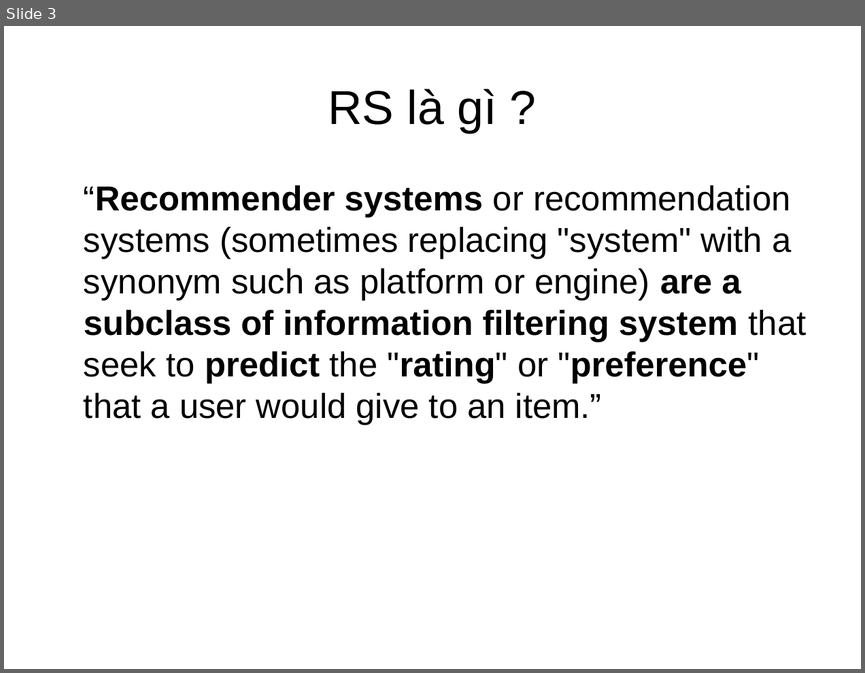
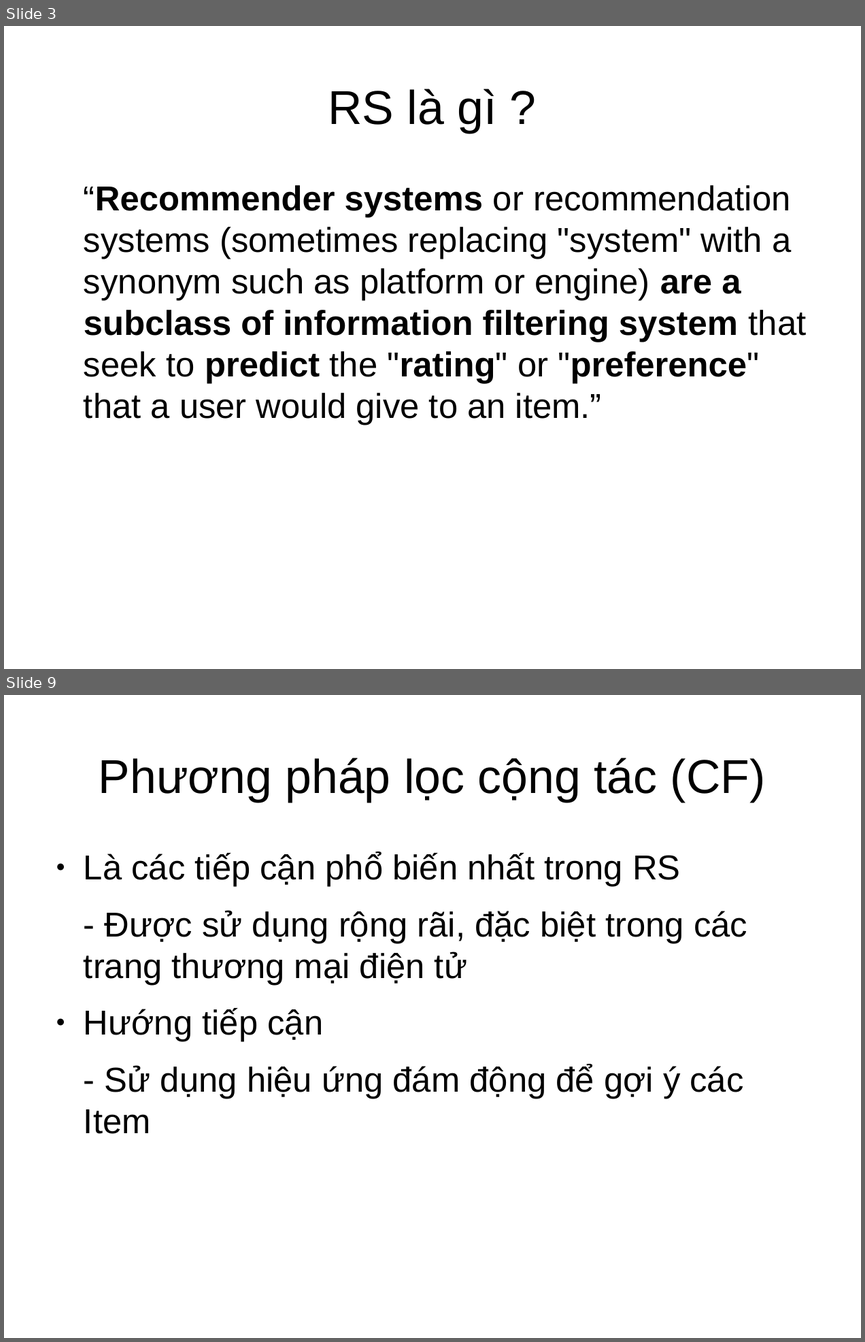
Before and after one commit to dungyeutrang/document, a slide deck: RS.odp. Shown one above the other, each under a label of ours: slide 3 before the commit, slides 3 and 9 after it; the slides between them are not shown. The pictures are 865x673 and 865x1342 pixels, drawn with LibreOffice and Linux fonts; fonts in the diff are those of the drawing. Boxes give left, top, right and bottom in pixels: in the first picture for what was removed or moved away, otherwise in the second. Text is boxed around its words. In the diff, an @@ line names an element or a change of style, - is before the commit and + after.

```diff
--- a/RS.odp
+++ b/RS.odp
@@ slide 9 added at [4, 695, 861, 1338], background #FFFFFF @@
@@ title added at [99, 758, 766, 802], 44 pt, text #000000 @@
+Phương pháp lọc cộng tác (CF)
@@ text added at [84, 852, 747, 1134], 32 pt, text #000000 @@
+● Là các tiếp cận phổ biến nhất trong RS
+- Được sử dụng rộng rãi, đặc biệt trong các trang thương mại điện tử
+● Hướng tiếp cận
+- Sử dụng hiệu ứng đám động để gợi ý các Item
```
Also in this commit, not shown: 1 slide changed, 17 other slides added, 1 slide removed, 1 other file.
